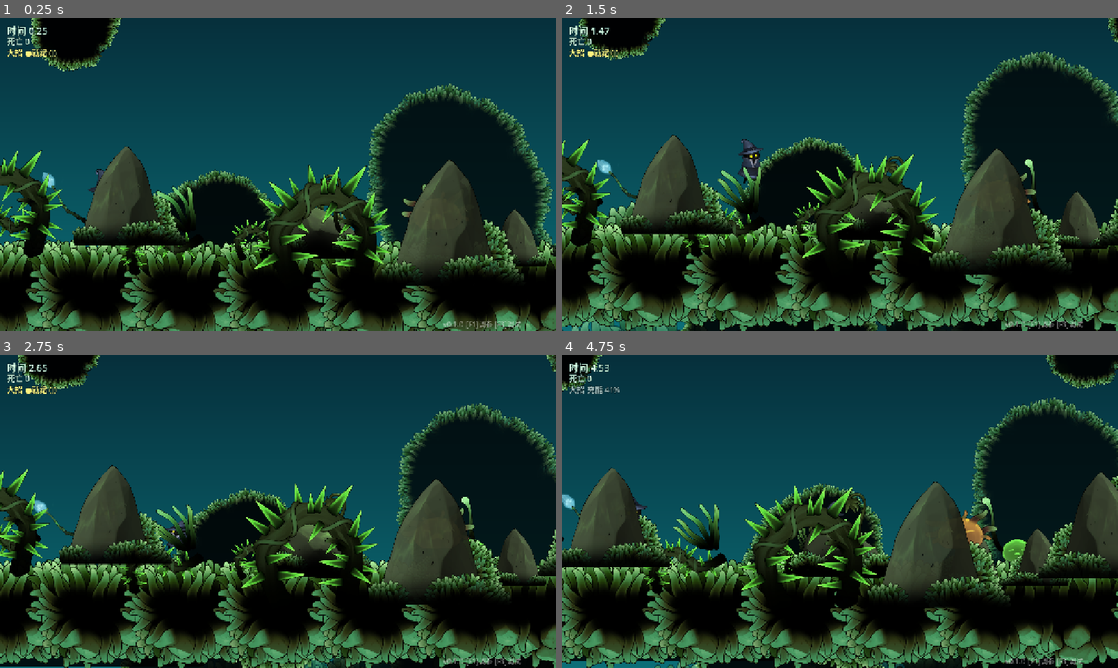
Above: before the commit, frames 1-4 (two rows, left to right).
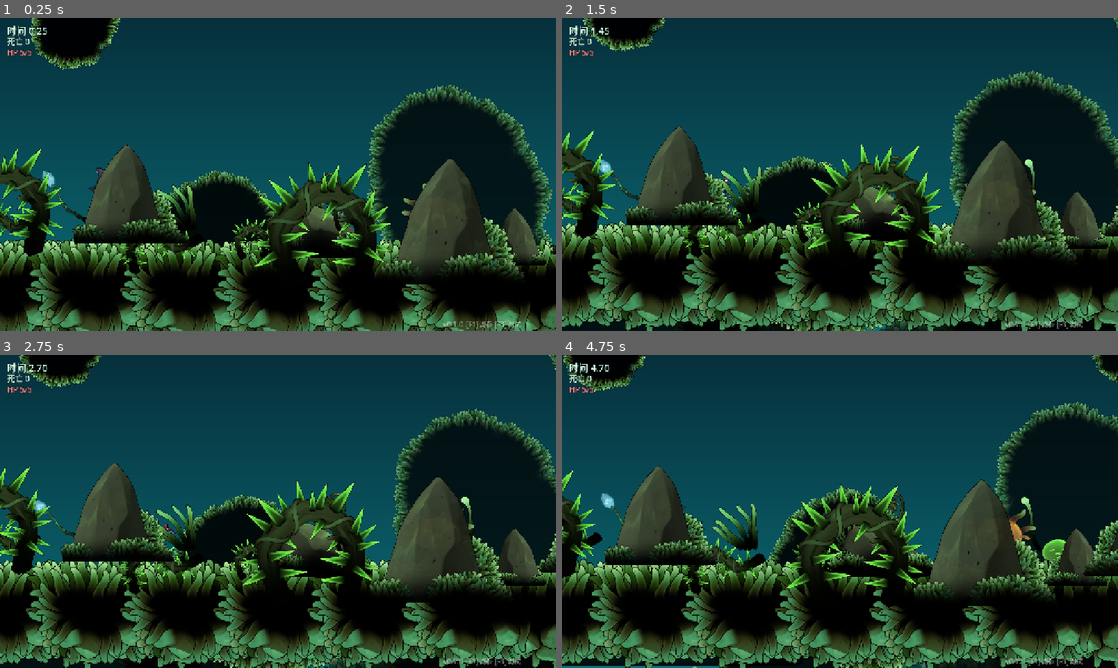
Above: after the commit, the same moments.

Repository: CyberpunkPsychosis/ai-game-engine
Game: Godot game, scene res://scenes/game.tscn
Same seed, same stepped clock (60 frames per second), same inputs: the game is played once before the commit and once after it.
Inputs:
- Up to frame 1 (0.25 s): no input
- Up to frame 2 (1.5 s): tap Enter at 0.5 s; hold D (move_right) from 0.53 s (still down); tap J (attack) at 0.6 s; tap Space (jump) at 0.77, 0.8, 1.07, 1.35 s
- Up to frame 3 (2.75 s): tap Space (jump) at 1.52, 1.82, 2.3 s; tap J (attack) at 1.55, 2.1 s; release D (move_right) at 2.03 s; hold A (move_left) from 2.03 s (still down)
- Up to frame 4 (4.75 s): release A (move_left) at 2.78 s; hold D (move_right) 2.78-4.28 s; tap K (dash) at 2.85 s; tap Space (jump) at 3.02, 3.32, 3.77, 3.8, 4.07, 4.52 s; tap J (attack) at 3.05, 4.35 s; tap L (special) at 3.6 s; hold A (move_left) from 4.28 s (still down)

The runs differ from the first frame. In frame 1, 9.4% of the frame differs, in the area x 0-100%, y 0-100%; in frame 2, 17%; in frame 3, 9.3%; in frame 4, 43%.

Commit message:
hero: 接入 Martial Hero 2 为主角(全套动作)
- assets/char/hero: MH2 精灵(idle/run/jump/fall/attack1/attack2/hurt/death)+anim.json+License
- hero.gd: 完整控制器——走/跑/跳/落 + 平A连段(attack1→attack2,命中帧出伤害) +
  受击take_hit + 死亡death + 接触伤害 + HP/重生;像素风用最近邻;复用FX/Juice/音效
- game.gd: 主角换成 Hero;HUD 大招位改显示 HP
- 本地校验:导入/运行/攻击/受击/死亡 全通过

Diff:
--- /dev/null
+++ b/assets/char/hero/anim.json
@@ -0,0 +1,55 @@
+{
+  "name": "hero",
+  "frame": 200,
+  "dir": "Sprites/",
+  "actions": {
+    "idle": {
+      "file": "Sprites/Idle.png",
+      "count": 4,
+      "fps": 8,
+      "loop": true
+    },
+    "run": {
+      "file": "Sprites/Run.png",
+      "count": 8,
+      "fps": 12,
+      "loop": true
+    },
+    "jump": {
+      "file": "Sprites/Jump.png",
+      "count": 2,
+      "fps": 8,
+      "loop": false
+    },
+    "fall": {
+      "file": "Sprites/Fall.png",
+      "count": 2,
+      "fps": 8,
+      "loop": false
+    },
+    "attack1": {
+      "file": "Sprites/Attack1.png",
+      "count": 4,
+      "fps": 16,
+      "loop": false
+    },
+    "attack2": {
+      "file": "Sprites/Attack2.png",
+      "count": 4,
+      "fps": 16,
+      "loop": false
+    },
+    "hurt": {
+      "file": "Sprites/Take_hit.png",
+      "count": 3,
+      "fps": 12,
+      "loop": false
+    },
+    "death": {
+      "file": "Sprites/Death.png",
+      "count": 7,
+      "fps": 10,
+      "loop": false
+    }
+  }
+}
--- /dev/null
+++ b/scenes/hero.tscn
@@ -0,0 +1,8 @@
+[gd_scene load_steps=2 format=3]
+
+[ext_resource type="Script" path="res://scripts/hero.gd" id="1_hero"]
+
+[node name="Hero" type="CharacterBody2D"]
+collision_layer = 2
+collision_mask = 1
+script = ExtResource("1_hero")
--- a/scripts/game.gd
+++ b/scripts/game.gd
@@ -2,7 +2,7 @@
 ## 《苔光》运行时：读 scene.json → 视差层 + 装饰 + 碰撞 + 标记(出生/弹跳/机关/出口) + 玩家 + 相机 + HUD。
 
 const LEVEL := "res://scenes/level1.json"
-const VIIR := preload("res://scenes/viir.tscn")
+const VIIR := preload("res://scenes/hero.tscn")
 const MOSSY_BASE := "res://assets/packs/mossy/"
 const ANIM_BASE := "res://assets/anim/"
 const PARALLAX := {"far":0.30, "back":0.60, "play":1.00, "fore":1.18}
@@ -235,9 +235,12 @@
 		time += delta
 		lbl_time.text = "时间 %.2f" % time
 		lbl_death.text = "死亡 %d" % deaths
-		var r: float = player.ult_ratio()
-		lbl_ult.text = "大招 ●就绪 (J)" if r >= 1.0 else "大招 充能 %d%%" % int(r * 100)
-		lbl_ult.add_theme_color_override("font_color", Color(1, 0.95, 0.5) if r >= 1.0 else Color(0.6, 0.7, 0.7))
+		if player.has_method("ult_ratio"):
+			var r: float = player.ult_ratio()
+			lbl_ult.text = "大招 ●就绪" if r >= 1.0 else "大招 充能 %d%%" % int(r * 100)
+		elif "max_hp" in player:
+			lbl_ult.text = "HP %d/%d" % [player._hp, player.max_hp]
+			lbl_ult.add_theme_color_override("font_color", Color(1, 0.5, 0.5))
 	# 重开
 	if Input.is_action_just_pressed("ui_cancel"):
 		get_tree().reload_current_scene()
--- /dev/null
+++ b/scripts/hero.gd
@@ -0,0 +1,200 @@
+extends CharacterBody2D
+## Martial Hero —— 主角控制器：idle/run/jump/fall + 平A连段(attack1→attack2) + 受击 + 死亡。
+## 用真攻击帧驱动；命中帧才出伤害。手感参数 @export 可调。
+
+@export_group("移动")
+@export var max_speed := 300.0
+@export var accel := 3000.0
+@export var friction := 3400.0
+@export var air_accel := 2200.0
+@export_group("跳跃")
+@export var jump_velocity := -720.0
+@export var gravity := 2050.0
+@export var fall_mult := 1.5
+@export var jump_cut := 0.45
+@export var max_fall := 1300.0
+@export var coyote := 0.1
+@export var jump_buffer := 0.1
+@export_group("战斗")
+@export var max_hp := 5
+@export var attack_lunge := 160.0
+@export_group("显示")
+@export var sprite_scale := 1.4
+@export var sprite_y := 10.0      # 脚底对齐微调
+
+const BASE := "res://assets/char/hero/"
+const ACTIVE := {"attack1": 2, "attack2": 2}   # 出伤害的帧
+var spr: AnimatedSprite2D
+var _state := "idle"
+var _facing := 1
+var _coyote := 0.0
+var _buffer := 0.0
+var _atk_buffer := false
+var _struck := false
+var _hp := 0
+var _inv := 0.0
+var _hit_cd := 0.0
+var spawn_point := Vector2.ZERO
+
+func _ready() -> void:
+	add_to_group("player")
+	collision_layer = 2
+	collision_mask = 1
+	_hp = max_hp
+	var shape := RectangleShape2D.new()
+	shape.size = Vector2(52, 96)
+	var cs := CollisionShape2D.new(); cs.shape = shape; cs.position = Vector2(0, -48)
+	add_child(cs)
+	spr = AnimatedSprite2D.new()
+	spr.sprite_frames = _build_frames()
+	spr.texture_filter = CanvasItem.TEXTURE_FILTER_NEAREST   # 像素风用最近邻
+	spr.scale = Vector2(sprite_scale, sprite_scale)
+	spr.position = Vector2(0, sprite_y - 100 * sprite_scale + 48)  # 帧中心->脚底(127)对齐碰撞底
+	spr.play("idle")
+	add_child(spr)
+	spr.frame_changed.connect(_on_frame)
+	spr.animation_finished.connect(_on_anim_done)
+
+func _build_frames() -> SpriteFrames:
+	var man = JSON.parse_string(FileAccess.get_file_as_string(BASE + "anim.json"))
+	var sf := SpriteFrames.new()
+	sf.remove_animation("default")
+	for name in man["actions"]:
+		var a = man["actions"][name]
+		var tex: Texture2D = load(BASE + a["file"])
+		sf.add_animation(name)
+		sf.set_animation_loop(name, a["loop"])
+		sf.set_animation_speed(name, a["fps"])
+		for i in int(a["count"]):
+			var at := AtlasTexture.new(); at.atlas = tex
+			at.region = Rect2(i * 200, 0, 200, 200)
+			sf.add_frame(name, at)
+	return sf
+
+func _set_state(s: String) -> void:
+	if _state == s: return
+	_state = s
+	if spr.animation != s: spr.play(s)
+
+func _locked() -> bool:
+	return _state in ["attack1", "attack2", "hurt", "dead"]
+
+func _physics_process(delta: float) -> void:
+	var on_floor := is_on_floor()
+	_inv = maxf(_inv - delta, 0.0)
+	_hit_cd = maxf(_hit_cd - delta, 0.0)
+	_coyote = coyote if on_floor else maxf(_coyote - delta, 0.0)
+
+	if _state == "dead":
+		velocity.x = move_toward(velocity.x, 0, friction * delta)
+		velocity.y = minf(velocity.y + gravity * delta, max_fall)
+		move_and_slide(); return
+
+	# 受击/攻击锁定：保留重力与惯性，不接受普通操控
+	if _locked():
+		if not on_floor: velocity.y = minf(velocity.y + gravity * delta, max_fall)
+		else: velocity.x = move_toward(velocity.x, 0, friction * 1.5 * delta)
+		move_and_slide()
+		_contact_damage()
+		return
+
+	# —— 攻击输入 ——
+	if Input.is_action_just_pressed("attack") and on_floor:
+		_start_attack("attack1"); return
+
+	# —— 移动 ——
+	var dir := Input.get_axis("move_left", "move_right")
+	if dir != 0.0:
+		_facing = sign(dir)
+		velocity.x = move_toward(velocity.x, dir * max_speed, (accel if on_floor else air_accel) * delta)
+	else:
+		velocity.x = move_toward(velocity.x, 0.0, friction * delta)
+
+	# —— 跳 ——
+	if Input.is_action_just_pressed("jump"): _buffer = jump_buffer
+	else: _buffer = maxf(_buffer - delta, 0.0)
+	if _buffer > 0.0 and _coyote > 0.0:
+		velocity.y = jump_velocity; _buffer = 0.0; _coyote = 0.0; FX.sfx("jump")
+	if Input.is_action_just_released("jump") and velocity.y < 0.0:
+		velocity.y *= jump_cut
+
+	velocity.y = minf(velocity.y + gravity * (fall_mult if velocity.y > 0 else 1.0) * delta, max_fall)
+	move_and_slide()
+	_contact_damage()
+
+	# —— 运动动画 ——
+	if not on_floor:
+		_set_state("jump" if velocity.y < 0 else "fall")
+	elif absf(velocity.x) > 12.0:
+		_set_state("run")
+	else:
+		_set_state("idle")
+	spr.flip_h = _facing < 0
+
+func _start_attack(which: String) -> void:
+	_state = which; _struck = false; _atk_buffer = false
+	spr.play(which)
+	velocity.x = _facing * attack_lunge
+	FX.sfx("slash")
+
+func _on_frame() -> void:
+	# 命中帧才出伤害
+	if _state in ACTIVE and spr.frame == ACTIVE[_state] and not _struck:
+		_struck = true
+		_strike(_state)
+
+func _on_anim_done() -> void:
+	match _state:
+		"attack1":
+			if _atk_buffer: _start_attack("attack2")
+			else: _state = "idle"
+		"attack2":
+			_state = "idle"
+		"hurt":
+			_state = "idle"
+		"death":
+			_respawn()
+
+func _strike(kind: String) -> void:
+	_spawn_hit(Vector2(_facing * 86, -48))
+	FX.screen_flash(Color(1, 1, 1), 0.06, 0.06)
+	Juice.hitstop(0.06); Juice.shake(5.0)
+	var kb := Vector2(_facing * 320, -160) if kind == "attack1" else Vector2(_facing * 240, -480)
+	for e in get_tree().get_nodes_in_group("enemy"):
+		if not is_instance_valid(e) or not e.has_method("hurt"): continue
+		var to: Vector2 = e.global_position - global_position
+		if absf(to.y) < 110 and to.x * _facing > -30 and absf(to.x) < 150:
+			e.hurt(1, kb)
+
+func _spawn_hit(offset: Vector2) -> void:
+	var f := preload("res://scenes/hit_fx.tscn").instantiate()
+	f.dir = _facing; f.position = offset
+	add_child(f)
+
+func _contact_damage() -> void:
+	if _inv > 0.0 or _hit_cd > 0.0: return
+	for e in get_tree().get_nodes_in_group("enemy"):
+		if not is_instance_valid(e): continue
+		var to: Vector2 = e.global_position - global_position
+		if absf(to.x) < 56 and to.y < 10 and to.y > -90:
+			take_damage(1, e.global_position.x)
+			return
+
+func take_damage(amount: int, from_x: float) -> void:
+	if _inv > 0.0 or _state == "dead": return
+	_hp -= amount
+	_inv = 0.8; _hit_cd = 0.8
+	FX.flash(spr); FX.sfx("hit")
+	Juice.hitstop(0.06); Juice.shake(7.0)
+	var away := 1.0 if global_position.x >= from_x else -1.0
+	velocity = Vector2(away * 320, -260)
+	if _hp <= 0:
+		_state = "death"; spr.play("death")
+	else:
+		_state = "hurt"; spr.play("hurt")
+
+func _respawn() -> void:
+	_hp = max_hp; _inv = 1.0; _state = "idle"
+	velocity = Vector2.ZERO
+	global_position = spawn_point
+	spr.play("idle")
Not shown, added: assets/char/hero/License.txt
Binary file added: assets/char/hero/Sprites/Attack1.png
Not shown, added: assets/char/hero/Sprites/Attack1.png.import
Binary file added: assets/char/hero/Sprites/Attack2.png
Not shown, added: assets/char/hero/Sprites/Attack2.png.import
Binary file added: assets/char/hero/Sprites/Death.png
Not shown, added: assets/char/hero/Sprites/Death.png.import
Binary file added: assets/char/hero/Sprites/Fall.png
Not shown, added: assets/char/hero/Sprites/Fall.png.import
Binary file added: assets/char/hero/Sprites/Idle.png
Not shown, added: assets/char/hero/Sprites/Idle.png.import
Binary file added: assets/char/hero/Sprites/Jump.png
(and 6 more such lines)
